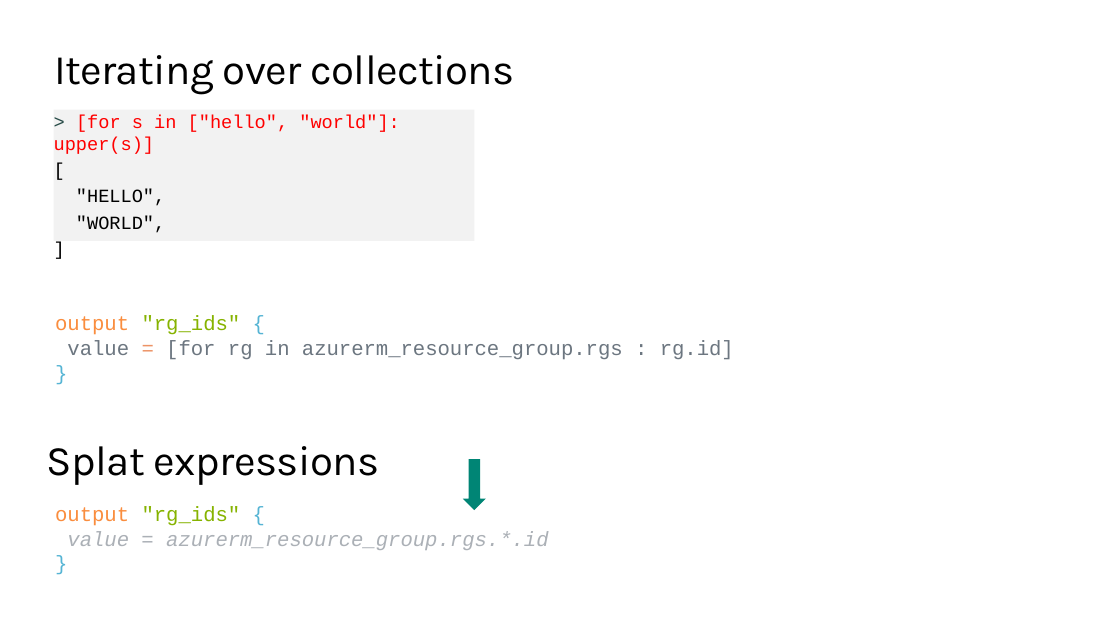
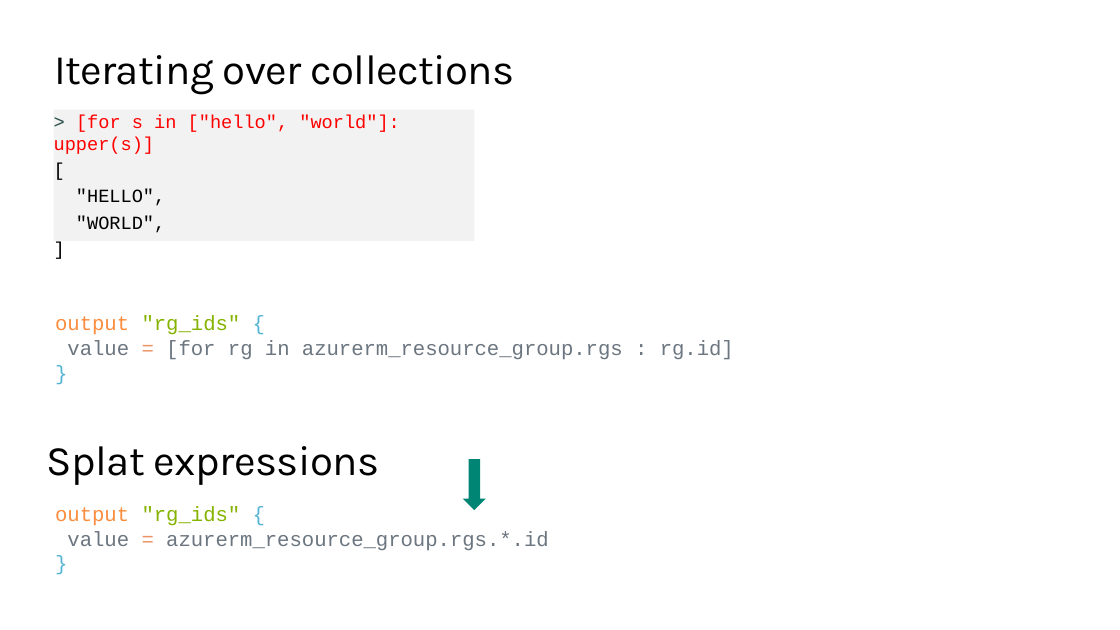
Before and after one commit to TIS-Cloud-Team/TF_Community_workshop, a slide deck: slide 9 of PPTs/03_expressions_and_functions.pptx. Drawn at 1120x630 pixels with LibreOffice and Linux fonts; fonts in the diff are those of the drawing; background and template pictures are left out. Boxes give left, top, right and bottom in pixels: in the first picture for what was removed or moved away, otherwise in the second. Text is boxed around its words. In the diff, an @@ line names an element or a change of style, - is before the commit and + after.

```diff
--- a/PPTs/03_expressions_and_functions.pptx
+++ b/PPTs/03_expressions_and_functions.pptx
@@ text at (x1=67, y1=531, x2=549, y2=550): text colour #ABB0B6 to #6C7680 in "value azurerm_resource_group.rgs.*.id"; text colour #ABB0B6 to #ED9366 in "="; italic off in "value = azurerm_resource_group.rgs.*.id" @@
```
Also in this commit, not shown: 2 other slides changed, 1 slide added, 7 other files.
